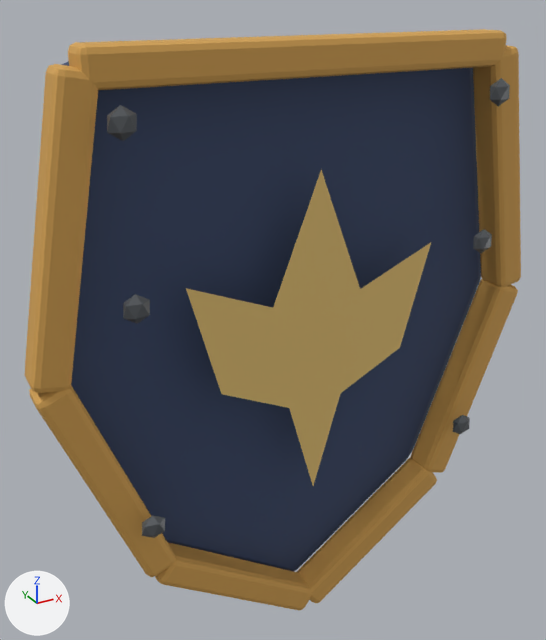
A saved change to the glTF model exports/props/shield.glb.
Both versions are drawn from a 50 mm lens placed at (-0.662, -1.145, 0.616), pointed at (0.0, 0.058, 0.015). The axes (+X, +Y, +Z) are drawn at lower left. The lights are the same throughout. The picture after the commit comes second. Where no turn or scale is listed for an object, it has been applied to the vertices.

In view in the first picture: 'Shield blue field', 'Shield gold heraldry', 'Shield gold rim', 'Shield gold rim.001', 'Shield gold rim.002', 'Shield gold rim.003', 'Shield gold rim.004', 'Shield gold rim.005', 'Shield gold rim.006', 'Woodland shield worn iron rivet', 'Woodland shield worn iron rivet.001', 'Woodland shield worn iron rivet.002', 'Woodland shield worn iron rivet.003', 'Woodland shield worn iron rivet.004', 'Woodland shield worn iron rivet.005'.
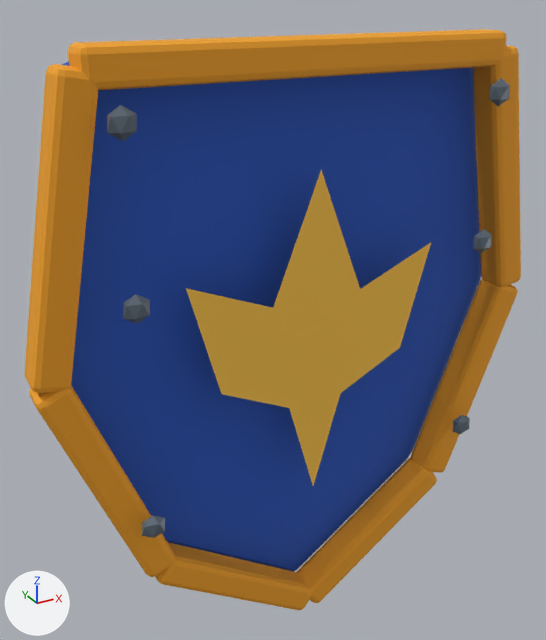
The edits, one by one:
Material 'blue' (mat_blue) changes colour from dark blue #39496b to blue #2657bf; in linear values from (0.0413, 0.0668, 0.148) to (0.0196, 0.0946, 0.523).
Material 'gold_light' (mat_gold_light) changes colour from beige #e8c678 to orange #ffc94c; in linear values from (0.806, 0.566, 0.187) to (1.0, 0.587, 0.0732).
Material 'gold' (mat_gold) changes colour from orange #d7a555 to orange #f5a626; in linear values from (0.677, 0.377, 0.0912) to (0.911, 0.38, 0.0196).
Material 'silver_dark' (mat_silver_dark) changes colour from dark grey #5e6266 to greyish blue #66737f; in linear values from (0.111, 0.121, 0.133) to (0.133, 0.171, 0.214).

Boxes [x1, y1, x2, y2] around the edits, measured in the pictures (546 x 640 px):
'Shield blue field', recoloured (dark blue to blue)
    both: [61, 61, 481, 571]
'Shield gold heraldry', recoloured (beige to orange)
    both: [186, 170, 431, 486]
'Shield gold rim', recoloured
    both: [68, 29, 507, 90]
'Shield gold rim.006', recoloured
    both: [24, 64, 98, 393]
'Shield gold rim.001', recoloured
    both: [473, 45, 521, 287]
'Shield gold rim.005', recoloured
    both: [29, 386, 176, 577]
'Shield gold rim.002', recoloured
    both: [411, 279, 518, 473]
'Shield gold rim.003', recoloured
    both: [297, 457, 437, 603]
'Shield gold rim.004', recoloured
    both: [155, 542, 311, 611]
'Woodland shield worn iron rivet.002', recoloured (dark grey to greyish blue)
    both: [107, 105, 137, 141]
'Woodland shield worn iron rivet.001', recoloured (dark grey to greyish blue)
    both: [123, 294, 150, 324]
'Woodland shield worn iron rivet', recoloured (dark grey to greyish blue)
    both: [142, 515, 165, 538]
'Woodland shield worn iron rivet.005', recoloured (dark grey to greyish blue)
    both: [490, 78, 510, 106]
'Woodland shield worn iron rivet.004', recoloured (dark grey to greyish blue)
    both: [473, 229, 492, 253]
'Woodland shield worn iron rivet.003', recoloured (dark grey to greyish blue)
    both: [453, 415, 470, 434]
